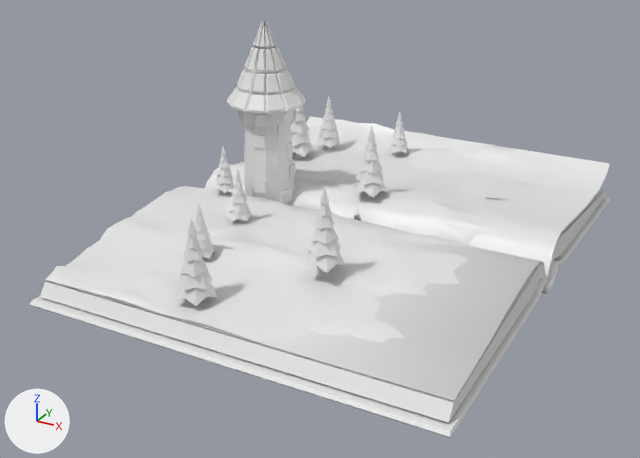
The FBX model godot-project/Environment/Environment.fbx, before and after one commit.
One viewpoint serves both versions: a 50 mm lens placed at (23.6, -47.9, 24.5), pointed at (-1.3, -2.7, 1.9). The lights are fixed; the arrows at lower left show +X, +Y and +Z.

In view in the first picture: 'Base', 'Book Cover', 'Book Middle Pages', 'Book Open Pages', 'Book Open Pages.001', 'Pinetree Leaves.003', 'Pinetree Leaves.007', 'Pinetree Leaves.009', 'Pinetree Leaves.010', 'Roof', 'Terrain', 'Tower'.
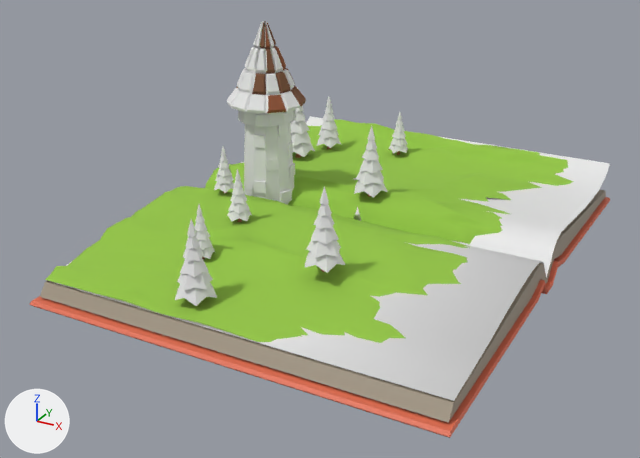
Edits to the bpy script that builds the scene:
```text
Change mat_terrain:
    mat_terrain.base_color: (0.8, 0.8, 0.8) -> (0.299, 0.564, 0.0573)  # white #e7e7e7 -> green #95c644
Change mat_rooftower1:
    mat_rooftower1.base_color: (0.8, 0.8, 0.8) -> (0.202, 0.0883, 0.0434)  # white #e7e7e7 -> brown #7c543b
Change mat_rooftower3:
    mat_rooftower3.base_color: (0.8, 0.8, 0.8) -> (0.283, 0.0892, 0.0382)  # white #e7e7e7 -> brown #915437
Change mat_book_cover:
    mat_book_cover.base_color: (0.8, 0.8, 0.8) -> (0.76, 0.155, 0.0792)  # white #e7e7e7 -> orange #e26e50
Change mat_book_middle_pages:
    mat_book_middle_pages.base_color: (0.8, 0.8, 0.8) -> (0.358, 0.303, 0.226)  # white #e7e7e7 -> beige #a19683
```

Changed parts and their boxes (x1, y1, x2, y2) in the pictures (640 x 458 px):
'Terrain', recoloured (white to green)
    both: (45, 119, 574, 343)
'Book Middle Pages', recoloured (white to beige)
    both: (40, 189, 606, 423)
'Book Cover', recoloured
    both: (30, 197, 610, 438)
'Roof', recoloured (white to brown)
    both: (234, 21, 306, 113)
